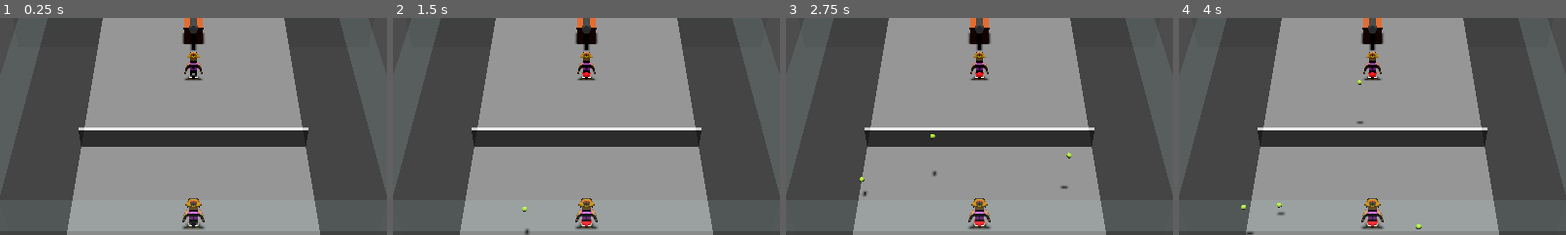
Above: before the commit, frames 1-4 (left to right).
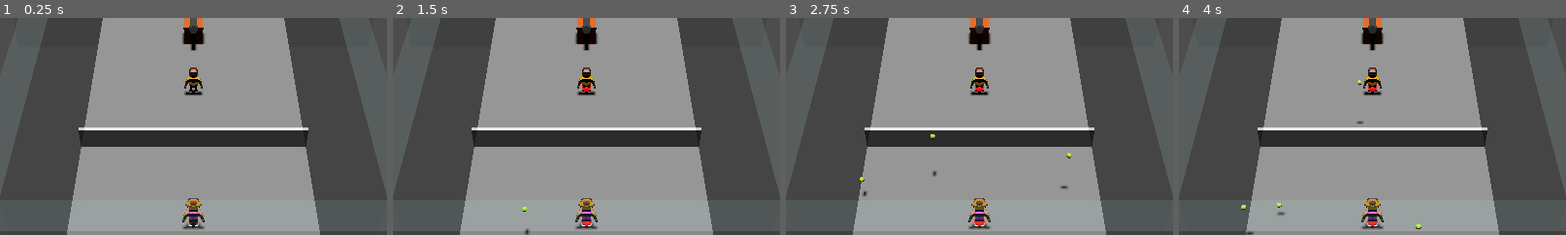
Above: after the commit, the same moments.

Repository: nicolassantibanez/padel-arcade
Game: Godot game, scene res://main.tscn
Same seed, same stepped clock (60 frames per second), same inputs: the game is played once before the commit and once after it.
Inputs:
- Up to frame 1 (0.25 s): no input
- Up to frame 2 (1.5 s): tap Enter at 0.5 s; tap Space (shoot_ball) at 0.6 s; tap M at 1.35 s
- Up to frame 3 (2.75 s): tap Space (shoot_ball) at 2, 2.1 s
- Up to frame 4 (4 s): tap M at 2.85 s; tap Enter at 3.5 s; tap Space (shoot_ball) at 3.6 s
The pictures show only the part of the screen within x 25-75%, y 21-71%; the shares and areas given below are measured in that part.

The runs differ from the first frame. In frame 1, 0.6% of the frame differs, in the area x 47-53%, y 15-36%; in frame 2, 0.6%; in frame 3, 0.6%; in frame 4, 0.6%.

Commit message:
feat: Ray & Sainti characters

Diff:
--- a/main.tscn
+++ b/main.tscn
@@ -1,6 +1,7 @@
-[gd_scene load_steps=12 format=3 uid="uid://bgtwx06jb5omh"]
+[gd_scene load_steps=13 format=3 uid="uid://bgtwx06jb5omh"]
 
-[ext_resource type="PackedScene" uid="uid://bxjkarins58op" path="res://padel_boy.tscn" id="1_xs617"]
+[ext_resource type="PackedScene" uid="uid://dlcvuqascij4u" path="res://sainti.tscn" id="1_3vn04"]
+[ext_resource type="PackedScene" uid="uid://bxjkarins58op" path="res://ray.tscn" id="1_xs617"]
 [ext_resource type="PackedScene" uid="uid://b8mgwdtiripne" path="res://ball_thrower.tscn" id="3_astgh"]
 [ext_resource type="PackedScene" uid="uid://fekxh3n8uytp" path="res://match_manager.tscn" id="3_gaq71"]
 
@@ -83,12 +84,12 @@
 transform = Transform3D(1, -5.95416e-16, 2.4663e-16, -2.44061e-16, 0.00431093, 0.999991, -5.96474e-16, -0.999991, 0.00431093, 0, 3.41509, 0)
 shadow_enabled = true
 
+[node name="Sainti" parent="." instance=ExtResource("1_3vn04")]
+transform = Transform3D(0.5, 0, 0, 0, 0.5, 0, 0, 0, 0.5, 0, 2.26552, -3.57854)
+player_id = 2
+
 [node name="Player1" parent="." instance=ExtResource("1_xs617")]
 transform = Transform3D(0.5, 0, 0, 0, 0.5, 0, 0, 0, 0.5, 0, 2, 4.57118)
-
-[node name="Player2" parent="." instance=ExtResource("1_xs617")]
-transform = Transform3D(0.5, 0, 0, 0, 0.5, 0, 0, 0, 0.5, 0, 2, -4.68517)
-player_id = 2
 
 [node name="CameraPivot" type="Marker3D" parent="."]
 transform = Transform3D(1, -5.95416e-16, 2.4663e-16, 2.4663e-16, 0.707107, 0.707107, -5.95416e-16, -0.707107, 0.707107, 0, 0, 0)
@@ -114,4 +115,4 @@
 
 [node name="MatchManager" parent="." node_paths=PackedStringArray("player1", "player2") instance=ExtResource("3_gaq71")]
 player1 = NodePath("../Player1")
-player2 = NodePath("../Player2")
+player2 = NodePath("../Sainti")
--- a/padel_boy.tscn
+++ b/ray.tscn
@@ -3,7 +3,7 @@
 [ext_resource type="Script" path="res://player.gd" id="1_0kv5k"]
 [ext_resource type="PackedScene" uid="uid://co3vt4erby6w6" path="res://art/player.glb" id="1_knvrf"]
 [ext_resource type="PackedScene" uid="uid://bc8e5lhtm3ctn" path="res://art/PadelBoyFIXED.glb" id="3_oq4eh"]
-[ext_resource type="PackedScene" uid="uid://cm2f1vpsghqlh" path="res://3MODELS.glb" id="4_sbu1h"]
+[ext_resource type="PackedScene" uid="uid://ccpimojhtfoyh" path="res://models/BetterPadel_RY.glb" id="4_l1jv7"]
 
 [sub_resource type="SphereShape3D" id="SphereShape3D_vioid"]
 radius = 0.7
@@ -14,7 +14,7 @@
 [sub_resource type="SphereShape3D" id="SphereShape3D_pxuhf"]
 radius = 1.105
 
-[node name="PadelBoy" type="CharacterBody3D"]
+[node name="Ray" type="CharacterBody3D"]
 collision_layer = 4
 script = ExtResource("1_0kv5k")
 
@@ -29,7 +29,7 @@
 transform = Transform3D(2, 0, 0, 0, 2, 0, 0, 0, 2, 2.08165e-12, -2, 2.08165e-12)
 visible = false
 
-[node name="3MODELS" parent="Pivot" instance=ExtResource("4_sbu1h")]
+[node name="BetterPadel_RY" parent="Pivot" instance=ExtResource("4_l1jv7")]
 transform = Transform3D(2, 0, 0, 0, 2, 0, 0, 0, 2, 2.08165e-12, -2, 2.08165e-12)
 
 [node name="CollisionShape3D" type="CollisionShape3D" parent="."]
--- /dev/null
+++ b/sainti.tscn
@@ -0,0 +1,65 @@
+[gd_scene load_steps=8 format=3 uid="uid://dlcvuqascij4u"]
+
+[ext_resource type="Script" path="res://player.gd" id="1_7ava2"]
+[ext_resource type="PackedScene" uid="uid://co3vt4erby6w6" path="res://art/player.glb" id="2_a4pdg"]
+[ext_resource type="PackedScene" uid="uid://bc8e5lhtm3ctn" path="res://art/PadelBoyFIXED.glb" id="3_gh5dw"]
+[ext_resource type="PackedScene" uid="uid://dlbhqa3n3jsxq" path="res://models/BetterPadel_Sainti.glb" id="4_ij3cr"]
+
+[sub_resource type="SphereShape3D" id="SphereShape3D_vioid"]
+radius = 0.7
+
+[sub_resource type="SphereShape3D" id="SphereShape3D_ur3x4"]
+radius = 2.4
+
+[sub_resource type="SphereShape3D" id="SphereShape3D_pxuhf"]
+radius = 1.105
+
+[node name="Sainti" type="CharacterBody3D"]
+collision_layer = 4
+script = ExtResource("1_7ava2")
+
+[node name="Pivot" type="Node3D" parent="."]
+transform = Transform3D(1, -3.48787e-16, 3.48787e-16, 3.48787e-16, 1, -3.48787e-16, -3.48787e-16, 3.48787e-16, 1, 0, 1.2, 0)
+
+[node name="Character" parent="Pivot" instance=ExtResource("2_a4pdg")]
+transform = Transform3D(-1, -8.74228e-08, 3.82137e-15, -1.5246e-23, -4.37114e-08, -1, 8.74228e-08, -1, 4.37114e-08, 0, 0, 0)
+visible = false
+
+[node name="PadelBoyFIXED" parent="Pivot" instance=ExtResource("3_gh5dw")]
+transform = Transform3D(2, 0, 0, 0, 2, 0, 0, 0, 2, 2.08165e-12, -2, 2.08165e-12)
+visible = false
+
+[node name="BetterPadel_Sainti" parent="Pivot" instance=ExtResource("4_ij3cr")]
+transform = Transform3D(2, 0, 0, 0, 2, 0, 0, 0, 2, 2.08165e-12, -2, 2.08165e-12)
+
+[node name="CollisionShape3D" type="CollisionShape3D" parent="."]
+shape = SubResource("SphereShape3D_vioid")
+
+[node name="LateHitZone" type="Area3D" parent="."]
+transform = Transform3D(1, 0, 0, 0, 1, 0, 0, 0, 1, 2.08165e-12, 0.7, 1.34825)
+collision_layer = 0
+collision_mask = 2
+
+[node name="CollisionShape3D" type="CollisionShape3D" parent="LateHitZone"]
+shape = SubResource("SphereShape3D_ur3x4")
+
+[node name="OuterHitZone" type="Area3D" parent="."]
+transform = Transform3D(1, 0, 0, 0, 1, 0, 0, 0, 1, 0, 0.708078, -0.914)
+collision_layer = 0
+collision_mask = 2
+
+[node name="CollisionShape3D" type="CollisionShape3D" parent="OuterHitZone"]
+shape = SubResource("SphereShape3D_ur3x4")
+
+[node name="InnerHitZone" type="Area3D" parent="."]
+transform = Transform3D(1, 0, 0, 0, 1, 0, 0, 0, 1, 0, 0.708078, 0)
+collision_layer = 0
+collision_mask = 2
+
+[node name="CollisionShape3D" type="CollisionShape3D" parent="InnerHitZone"]
+shape = SubResource("SphereShape3D_pxuhf")
+
+[node name="LabelHit" type="RichTextLabel" parent="."]
+offset_right = 788.0
+offset_bottom = 384.0
+theme_override_font_sizes/normal_font_size = 50
Binary file added: models/BetterPadel_Deniel.glb
Not shown, added: models/BetterPadel_Deniel.glb.import
Binary file added: models/BetterPadel_Deniel_TEXTURA_DENIEL.png
Not shown, added: models/BetterPadel_Deniel_TEXTURA_DENIEL.png.import
Renamed: 3MODELS.glb -> models/BetterPadel_RY.glb
Not shown, changed: models/BetterPadel_RY.glb.import
Renamed: 3MODELS_TEXTURE_PADELBOY_DEFAULT.png -> models/BetterPadel_RY_TEXTURE_PADELBOY_DEFAULT.png
Not shown, added: models/BetterPadel_RY_TEXTURE_PADELBOY_DEFAULT.png.import
Binary file added: models/BetterPadel_Sainti.glb
Not shown, added: models/BetterPadel_Sainti.glb.import
Binary file added: models/BetterPadel_Sainti_TEXTURA_Santi.png
Not shown, changed: models/BetterPadel_Sainti_TEXTURA_Santi.png.import
